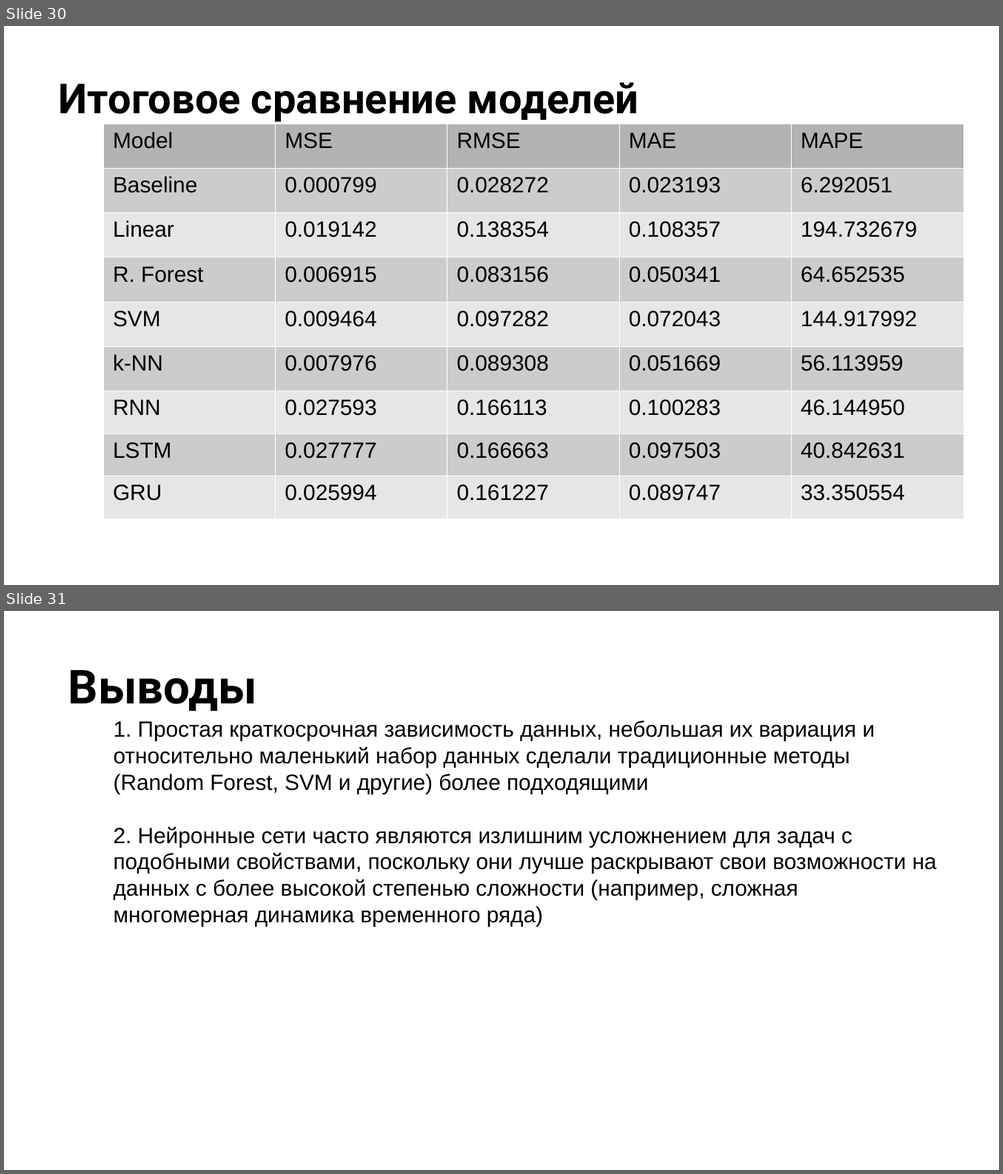
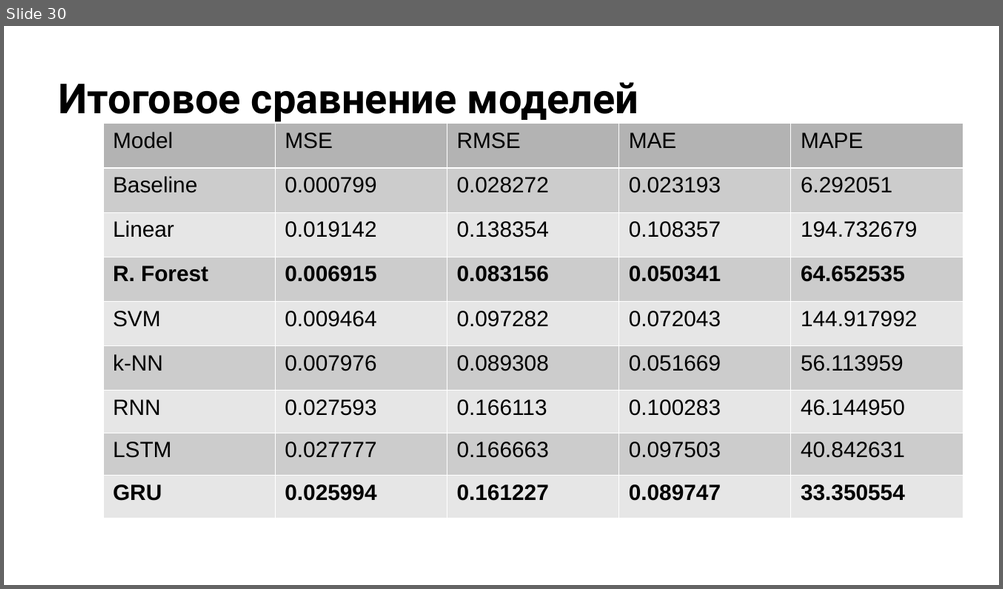
Before and after one commit to m0zart89/otus-ml-pro-2024-05, a slide deck: presentation.pptx. Shown one above the other, each under a label of ours: slides 30 and 31 before the commit, slide 30 after it. The pictures are 1003x1174 and 1003x589 pixels, drawn with LibreOffice and Linux fonts; fonts in the diff are those of the drawing; background and template pictures are left out. Boxes give left, top, right and bottom in pixels: in the first picture for what was removed or moved away, otherwise in the second. Text is boxed around its words. In the diff, an @@ line names an element or a change of style, - is before the commit and + after.

```diff
--- a/presentation.pptx
+++ b/presentation.pptx
@@ slide 31 removed at <box>4,611,999,1170</box>, background picture (left out) @@
@@ title removed at <box>68,670,257,711</box> @@
-Выводы
@@ text removed at <box>114,721,936,927</box> @@
-1. Простая краткосрочная зависимость данных, небольшая их вариация и относительно маленький набор данных сделали традиционные методы (Random Forest, SVM и другие) более подходящими
-2. Нейронные сети часто являются излишним усложнением для задач с подобными свойствами, поскольку они лучше раскрывают свои возможности на данных с более высокой степенью сложности (например, сложная многомерная динамика временного ряда)
@@ slide 30 changed as well @@
@@ table at <box>103,124,964,504</box> @@
@@ bold on in "R. Forest", "0.006915", "0.083156", "0.050341" and 6 more places @@
@@ borders changed @@
```
Also in this commit, not shown: 6 other slides changed, 1 slide added.
